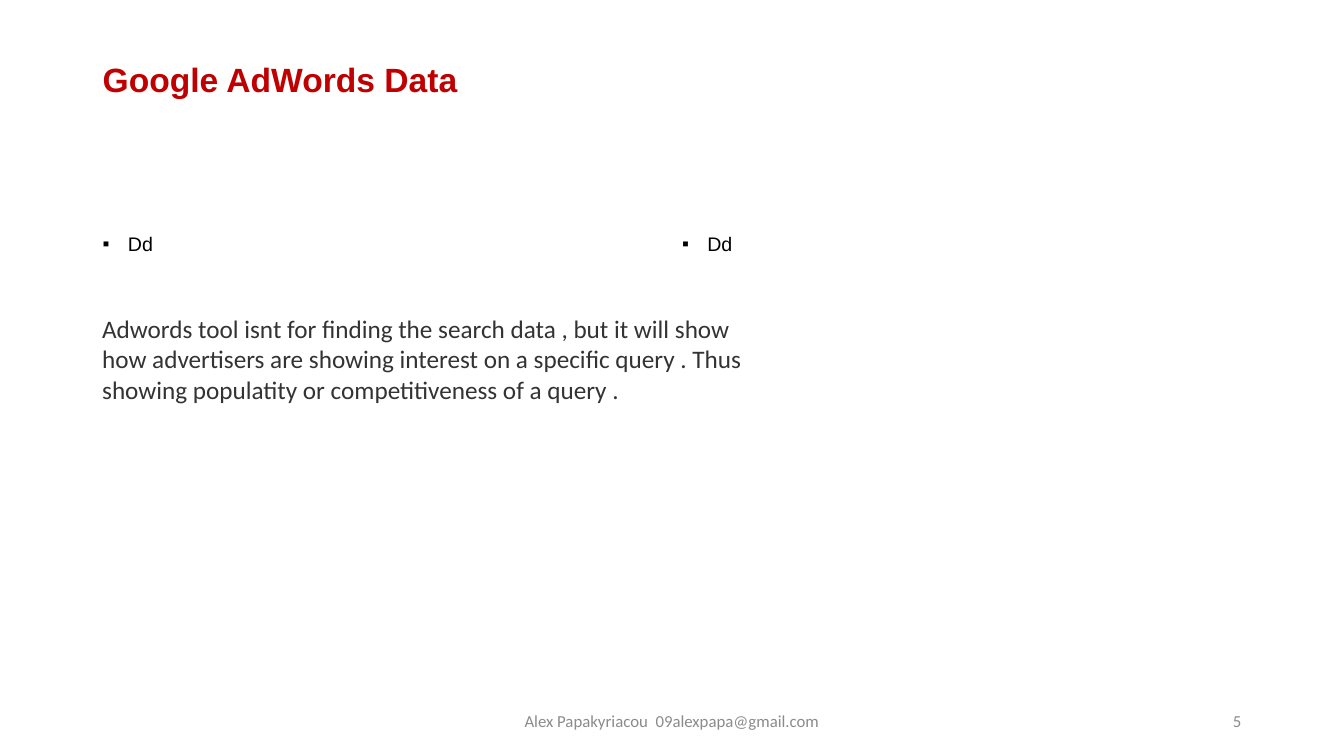
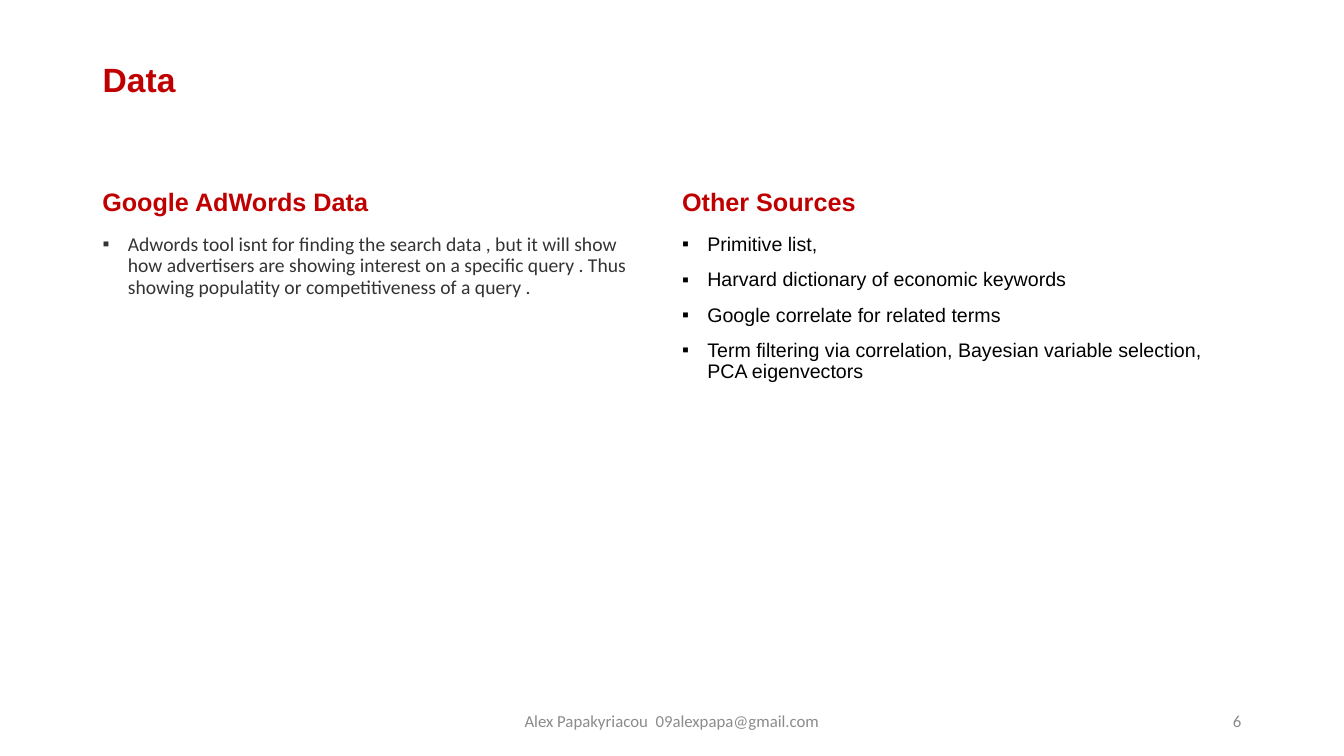
Before and after one commit to 09acp/AltData, a slide deck: slide 6 of notes.pptx (slide 5 before the commit). Drawn at 1344x756 pixels with LibreOffice and Linux fonts; fonts in the diff are those of the drawing. Boxes give left, top, right and bottom in pixels: in the first picture for what was removed or moved away, otherwise in the second. Text is boxed around its words. In the diff, an @@ line names an element or a change of style, - is before the commit and + after.

```diff
--- a/notes.pptx
+++ b/notes.pptx
@@ title at <box>103,69,176,93</box>: text changed @@
-Google AdWords Data
+Data
@@ text added at <box>102,192,368,216</box>, 18 pt, text #C00000, bold @@
+Google AdWords Data
@@ text added at <box>682,192,855,212</box>, 18 pt, text #C00000, bold @@
+Other Sources
@@ text at <box>128,237,626,298</box>: text changed; font Arial to Calibri; text colour #000000 to #333333 @@
-▪ Dd
+▪ Adwords tool isnt for finding the search data , but it will show how advertisers are showing interest on a specific query . Thus showing populatity or competitiveness of a query .
@@ text at <box>707,236,1201,382</box>: text changed @@
-▪ Dd
+▪ Primitive list,
+▪ Harvard dictionary of economic keywords
+▪ Google correlate for related terms
+▪ Term filtering via correlation, Bayesian variable selection, PCA eigenvectors
@@ text removed at <box>102,320,741,404</box> @@
-Adwords tool isnt for finding the search data , but it will show how advertisers are showing interest on a specific query . Thus showing populatity or competitiveness of a query .
@@ page number at <box>1233,716,1241,727</box>: text changed @@
-5
+6
```
Also in this commit, not shown: 2 other slides changed, 1 slide added, 4 other files.
